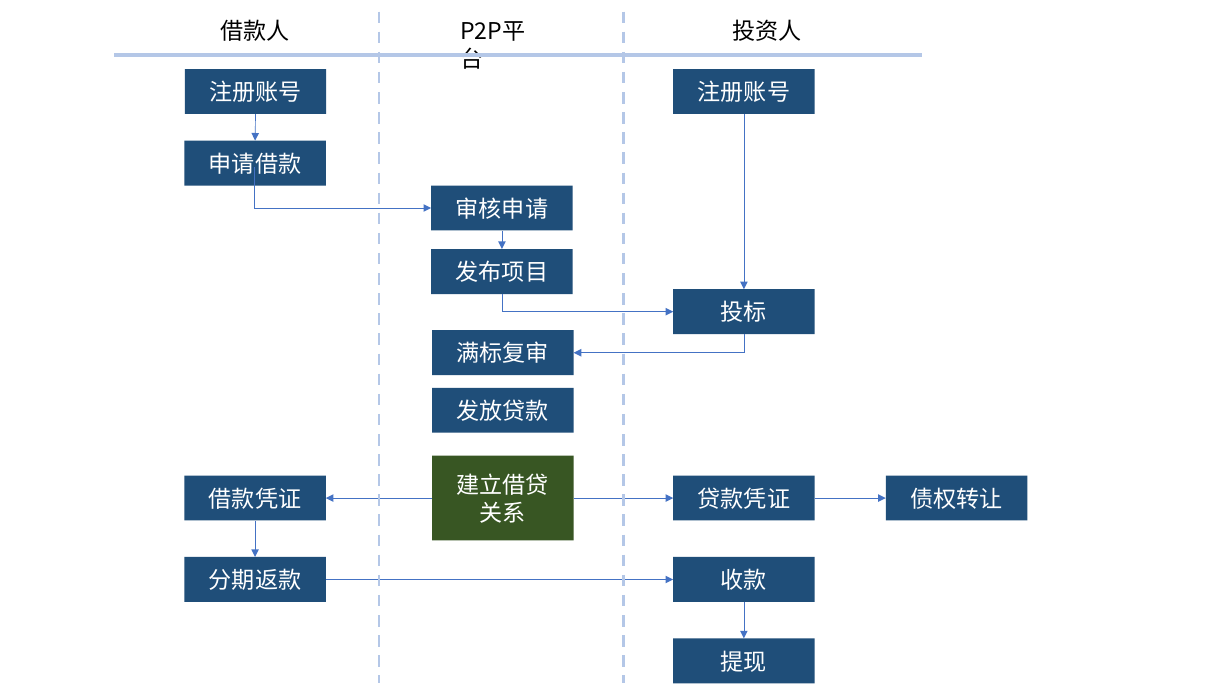
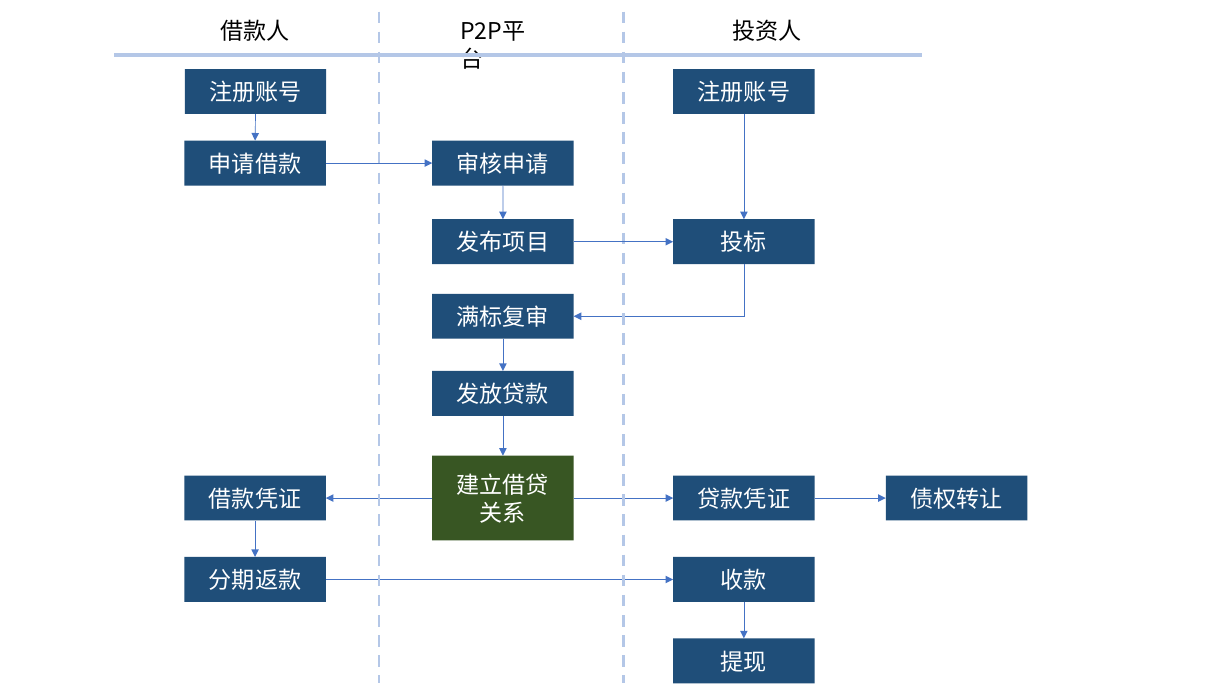
Before and after one commit to cocolian/cocolian-resources, a slide deck: slide 4 of design/P2P.pptx. Drawn at 1232x693 pixels with LibreOffice and Linux fonts; fonts in the diff are those of the drawing. Boxes give left, top, right and bottom in pixels: in the first picture for what was removed or moved away, otherwise in the second. Text is boxed around its words. In the diff, an @@ line names an element or a change of style, - is before the commit and + after.

```diff
--- a/design/P2P.pptx
+++ b/design/P2P.pptx
@@ arrow moved from (744, 114) - (744, 289) to (744, 114) - (744, 219) @@
@@ rectangle "审核申请": place and size @@
-rectangle "审核申请" at [432,186,573,231]
+rectangle "审核申请" at [433,140,574,186]
@@ elbow arrow removed from (254, 167) to (432, 208) @@
@@ arrow added from (326, 164) to (433, 164), #4472C4 0.5 pt @@
@@ arrow moved from (502, 231) - (502, 250) to (503, 186) - (503, 219) @@
@@ rectangle "发布项目": place and size @@
-rectangle "发布项目" at [432,250,573,295]
+rectangle "发布项目" at [433,219,574,264]
@@ rectangle "投标": place and size @@
-rectangle "投标" at [674,289,815,335]
+rectangle "投标" at [674,219,815,264]
@@ elbow arrow moved from (744, 335) - (574, 353) to (744, 264) - (574, 316) @@
@@ arrow added from (574, 242) to (674, 242), #4472C4 0.5 pt @@
@@ rectangle "满标复审": place and size @@
-rectangle "满标复审" at [433,330,574,375]
+rectangle "满标复审" at [433,294,574,339]
@@ elbow arrow removed from (502, 294) to (674, 311) @@
@@ arrow added from (503, 339) to (503, 371), #4472C4 0.5 pt @@
@@ rectangle "发放贷款": place and size @@
-rectangle "发放贷款" at [433,388,574,433]
+rectangle "发放贷款" at [433,371,574,416]
@@ arrow added from (503, 416) to (503, 456), #4472C4 0.5 pt @@
```
Also in this commit, not shown: 4 slides added, 1 slide removed, 4 other files.
